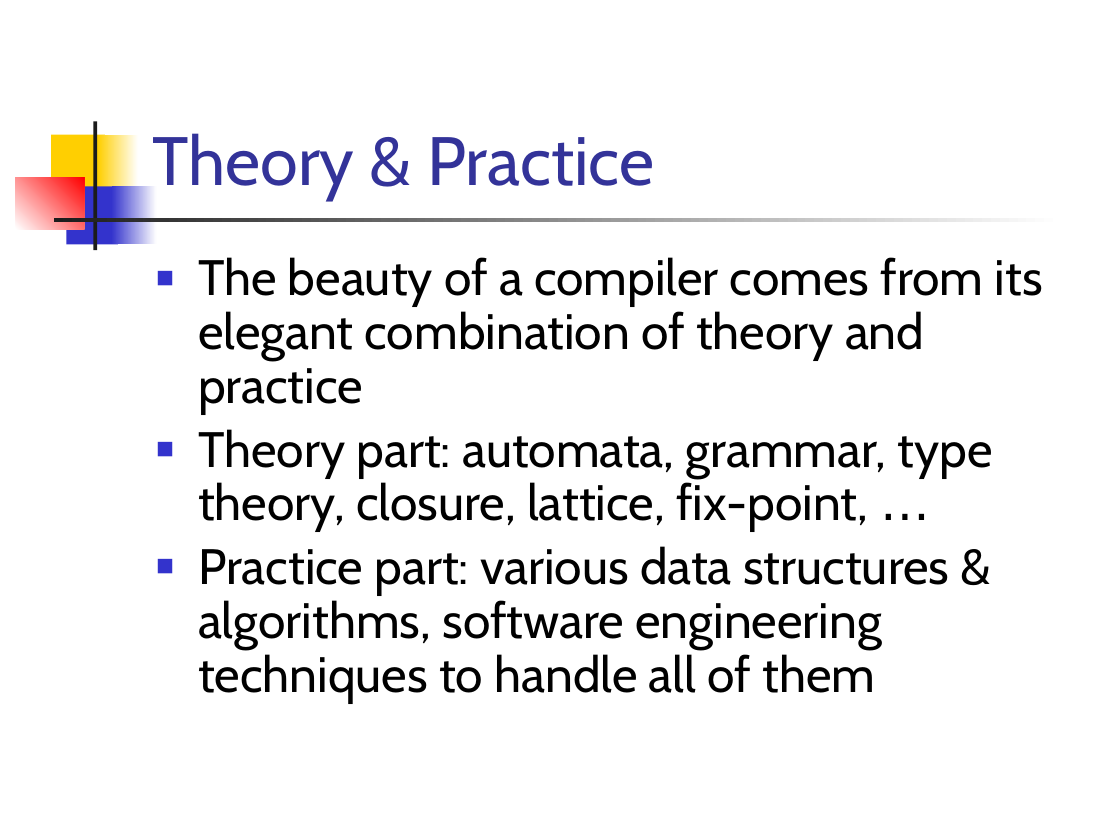
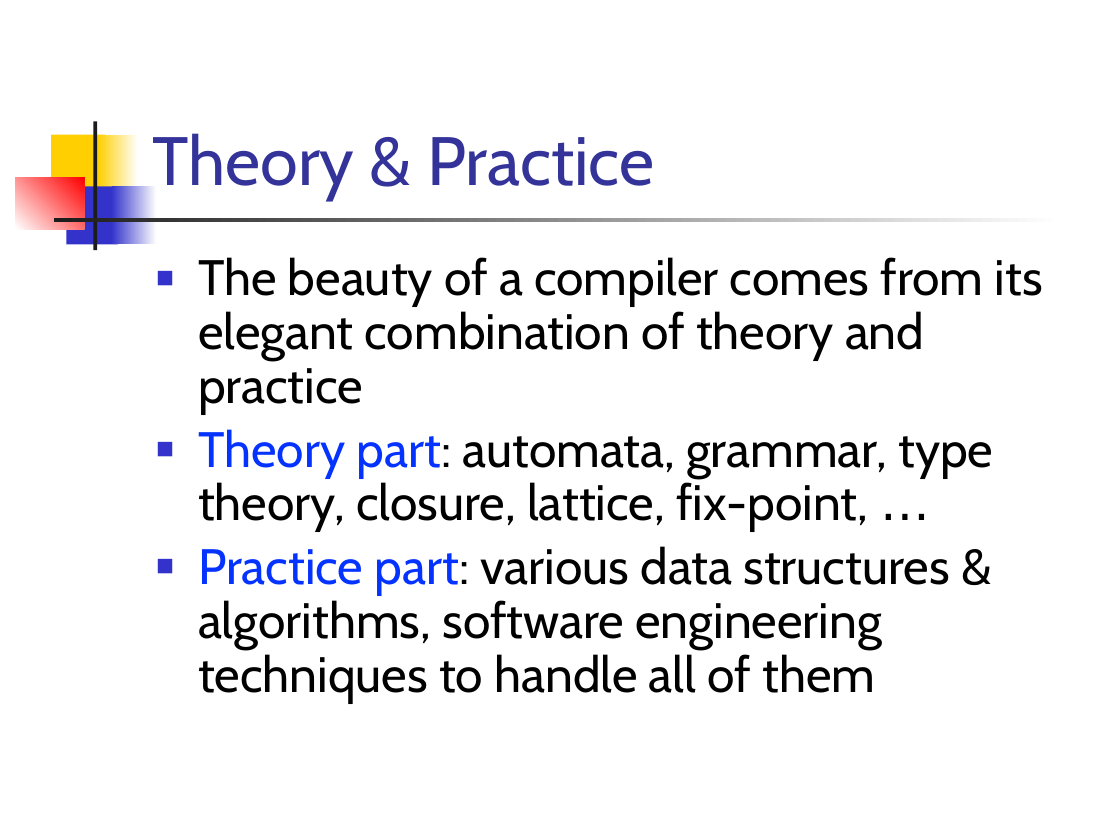
Before and after one commit to csslab-ustc/csslab-ustc.github.io, a slide deck: slide 12 of courses/compiler/slides/lec01-overview.pptx. Drawn at 1120x840 pixels with LibreOffice and Linux fonts; fonts in the diff are those of the drawing. Boxes give left, top, right and bottom in pixels: in the first picture for what was removed or moved away, otherwise in the second. Text is boxed around its words. In the diff, an @@ line names an element or a change of style, - is before the commit and + after.

```diff
--- a/courses/compiler/slides/lec01-overview.pptx
+++ b/courses/compiler/slides/lec01-overview.pptx
@@ text at (198,429,993,702): text colour #000000 to #0432FF in "Theory part:", "Practice part:" @@
```
Also in this commit, not shown: 4 other slides changed, 10 other files.
